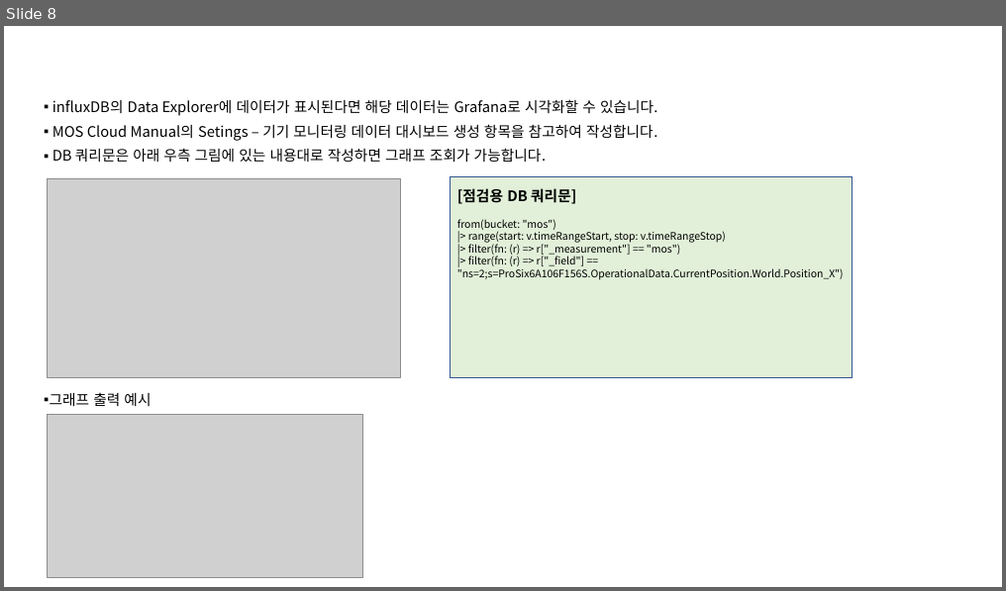
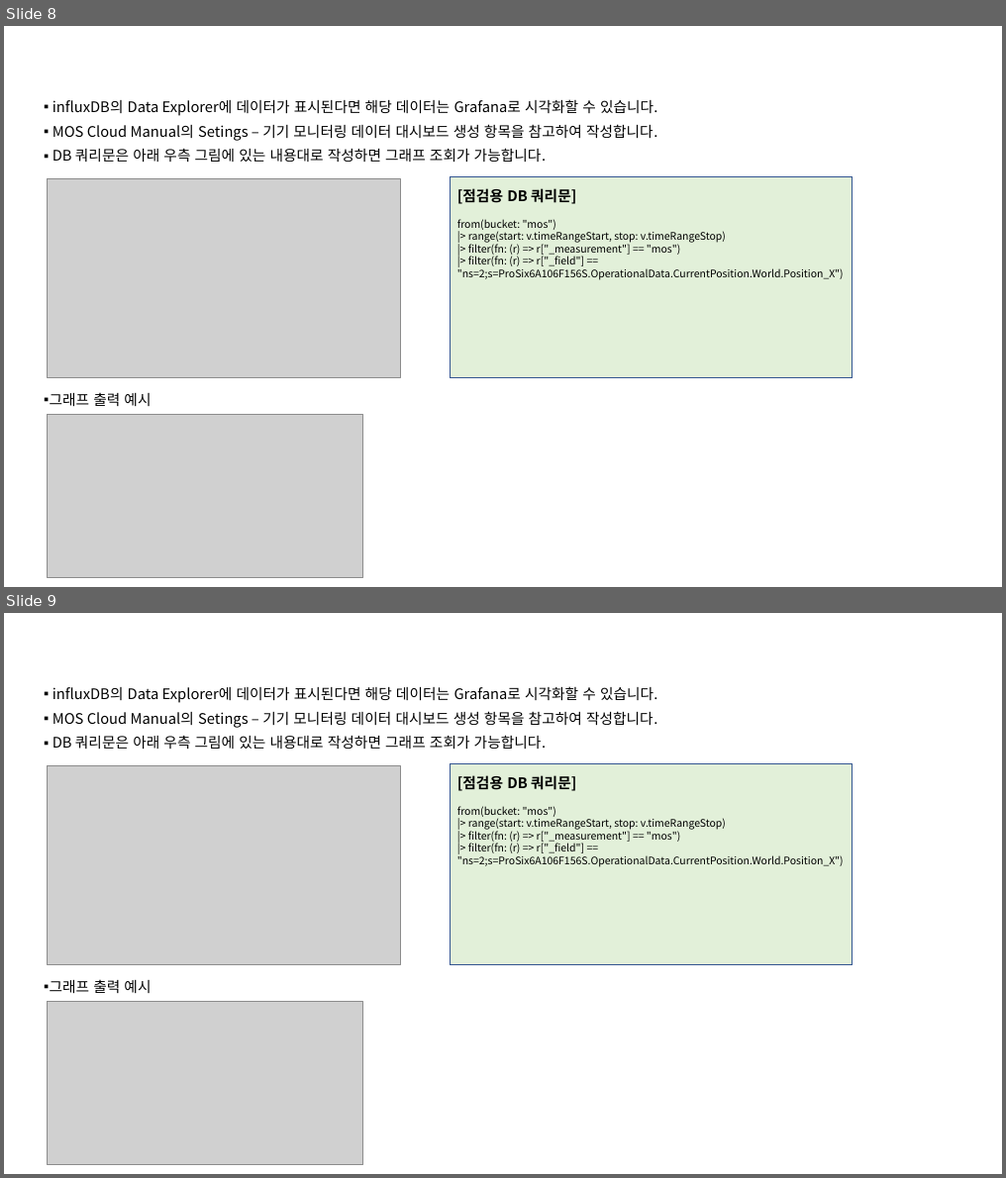
Before and after one commit to auto-mos/MOS-Packages, a slide deck: Tiny Package/MOS Cloud/Verification/MOS Cloud 기능동작 점검.pptx. Shown one above the other, each under a label of ours: slide 8 before the commit, slides 8 and 9 after it. The pictures are 1006x591 and 1006x1178 pixels, drawn with LibreOffice and Linux fonts; fonts in the diff are those of the drawing; grey boxes stand for pictures; background and template pictures are left out. Boxes give left, top, right and bottom in pixels: in the first picture for what was removed or moved away, otherwise in the second. Text is boxed around its words. In the diff, an @@ line names an element or a change of style, - is before the commit and + after.

```diff
--- a/Tiny Package/MOS Cloud/Verification/MOS Cloud 기능동작 점검.pptx
+++ b/Tiny Package/MOS Cloud/Verification/MOS Cloud 기능동작 점검.pptx
@@ slide 9 added at <box>4,613,1002,1174</box>, background #FFFFFF @@
@@ text added at <box>50,686,657,993</box>, 14 pt, text #000000 @@
+▪ influxDB의 Data Explorer에 데이터가 표시된다면 해당 데이터는 Grafana로 시각화할 수 있습니다.
+▪ MOS Cloud Manual의 Setings – 기기 모니터링 데이터 대시보드 생성 항목을 참고하여 작성합니다.
+▪ DB 쿼리문은 아래 우측 그림에 있는 내용대로 작성하면 그래프 조회가 가능합니다.
+▪ 그래프 출력 예시
@@ text added at <box>237,687,290,700</box>, 20 pt, text #FFFFFF, bold @@
+AMQP 메시징버스 이용 데이터 접근
@@ picture added at <box>47,765,401,964</box> @@
@@ rectangle added at <box>450,764,853,964</box>, fill #E2F0D9, outline #325491 1 pt, 10 pt, text #000000 @@
+[점검용 DB 쿼리문]
+from(bucket: "mos")
+|> range(start: v.timeRangeStart, stop: v.timeRangeStop)
+|> filter(fn: (r) => r["_measurement"] == "mos")
+|> filter(fn: (r) => r["_field"] == "ns=2;s=ProSix6A106F156S.OperationalData.CurrentPosition.World.Position_X")
@@ picture added at <box>47,1002,363,1165</box> @@
```
Also in this commit, not shown: 4 other files.
